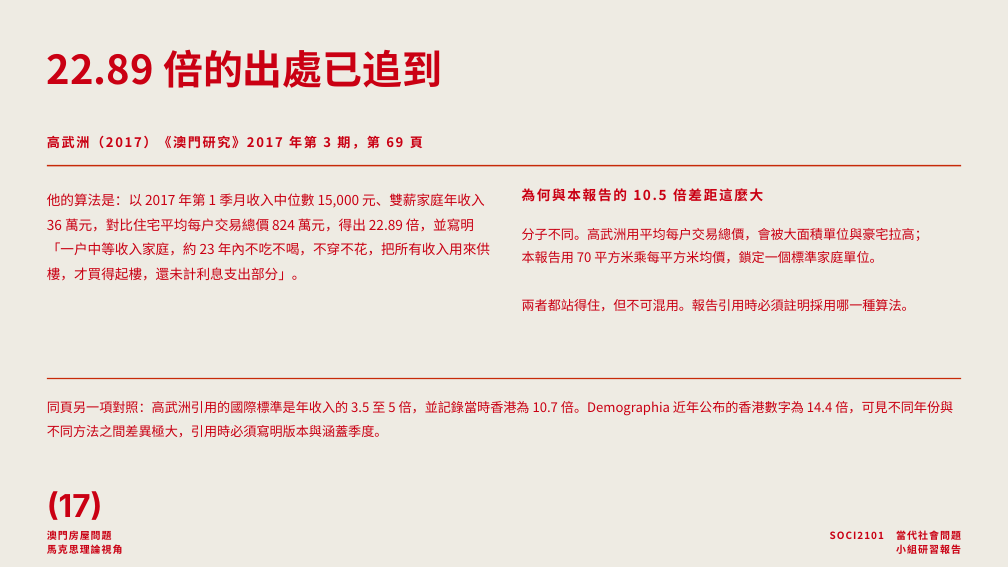
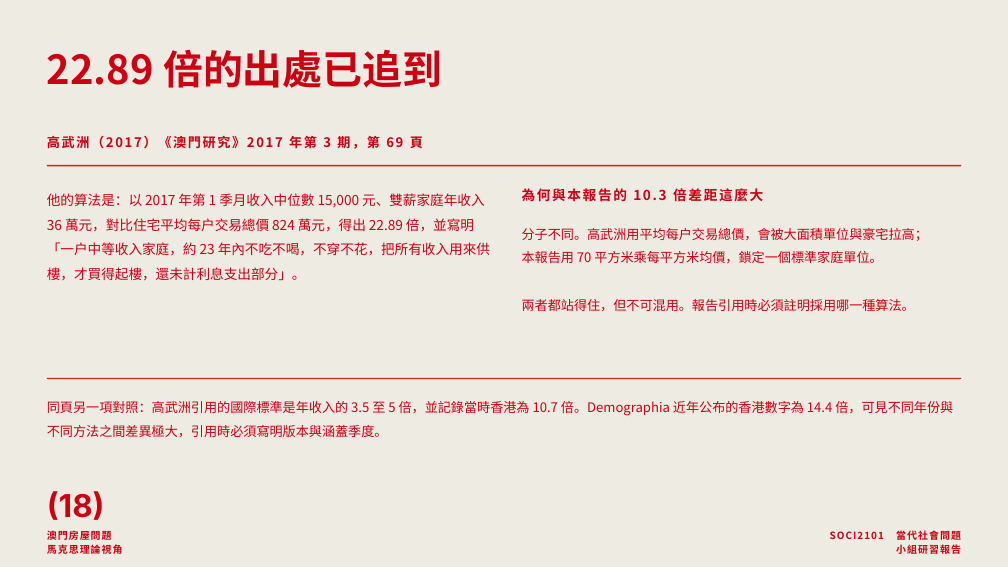
Before and after one commit to lammkiii/-, a slide deck: slide 18 of macau-housing-report/澳門房屋問題-小組研習報告.pptx (slide 17 before the commit). Drawn at 1008x567 pixels with LibreOffice and Linux fonts; fonts in the diff are those of the drawing. Boxes give left, top, right and bottom in pixels: in the first picture for what was removed or moved away, otherwise in the second. Text is boxed around its words. In the diff, an @@ line names an element or a change of style, - is before the commit and + after.

```diff
--- a/macau-housing-report/澳門房屋問題-小組研習報告.pptx
+++ b/macau-housing-report/澳門房屋問題-小組研習報告.pptx
@@ text at bbox=[522, 188, 763, 202]: text changed @@
-為何與本報告的 10.5 倍差距這麼大
+為何與本報告的 10.3 倍差距這麼大
@@ text at bbox=[47, 491, 105, 520]: text changed @@
-(17)
+(18)
```
Also in this commit, not shown: 40 other slides changed, 2 slides added, 8 other files.
